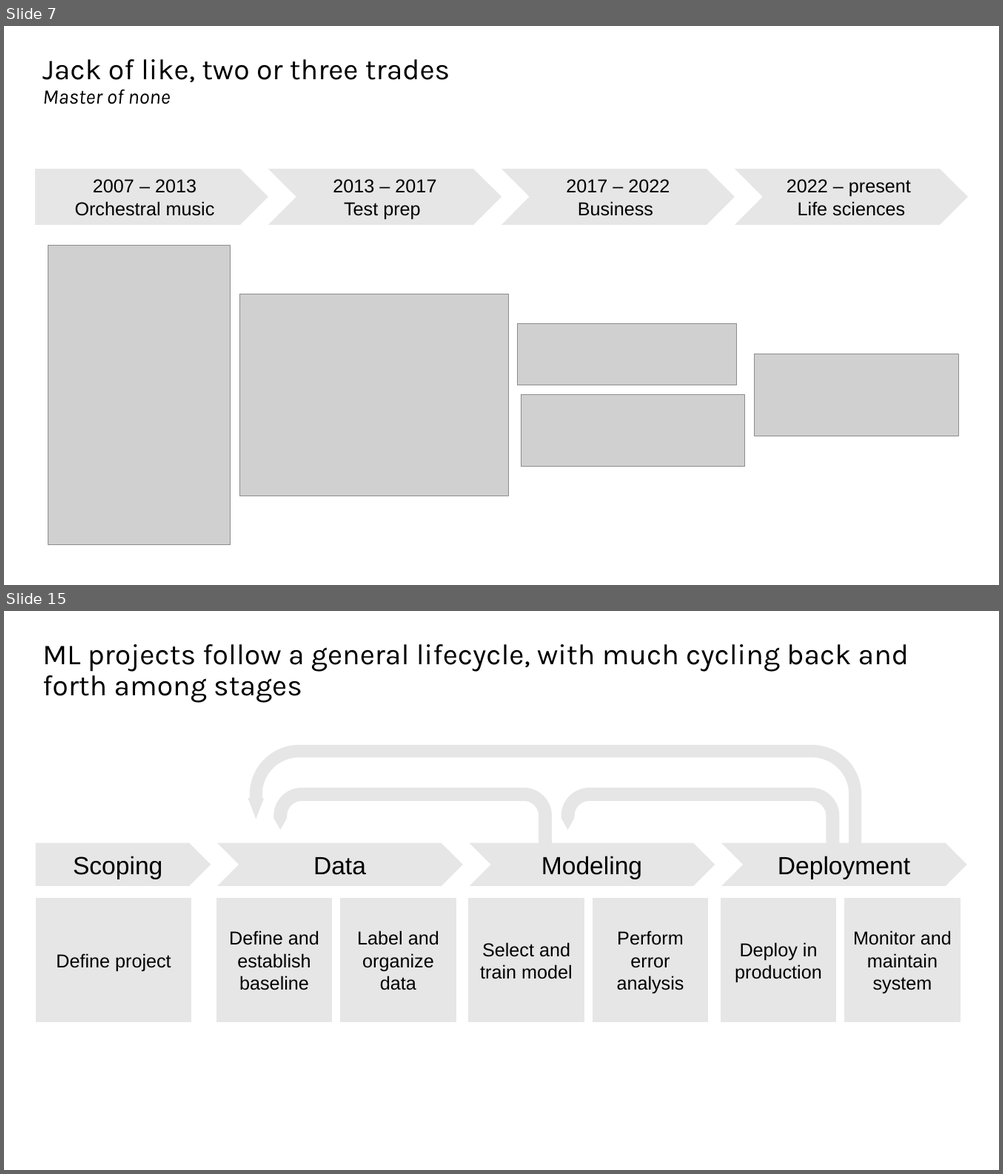
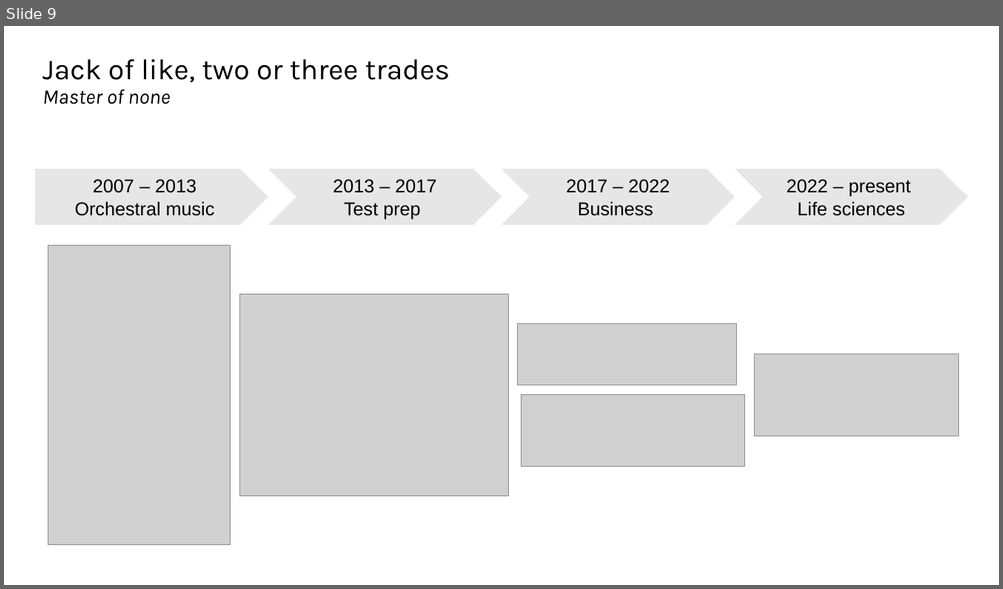
Before and after one commit to tobypenk/data-bootcamp, a slide deck: week 1/Session 1.pptx. Shown one above the other, each under a label of ours: slides 7 and 15 before the commit, slide 9 after it; the slides between them are not shown. The pictures are 1003x1174 and 1003x589 pixels, drawn with LibreOffice and Linux fonts; fonts in the diff are those of the drawing; grey boxes stand for pictures. Boxes give left, top, right and bottom in pixels: in the first picture for what was removed or moved away, otherwise in the second. Text is boxed around its words. In the diff, an @@ line names an element or a change of style, - is before the commit and + after.

```diff
--- a/week 1/Session 1.pptx
+++ b/week 1/Session 1.pptx
@@ slide 15 removed at (4,611,999,1170), background #FFFFFF @@
@@ title removed at (42,644,908,703) @@
-ML projects follow a general lifecycle, with much cycling back and forth among stages
@@ uturn arrow removed at (248,745,861,845) @@
@@ uturn arrow removed at (273,788,552,844) @@
@@ uturn arrow removed at (561,788,839,844) @@
@@ pentagon arrow removed at (35,843,212,886) @@
-Scoping
@@ chevron removed at (216,843,464,886) @@
-Data
@@ chevron removed at (468,843,716,886) @@
-Modeling
@@ chevron removed at (720,843,967,886) @@
-Deployment
@@ rectangle removed at (35,897,193,1023) @@
-Define project
@@ rectangle removed at (216,897,333,1023) @@
-Define and establish baseline
@@ rectangle removed at (340,897,457,1023) @@
-Label and organize data
@@ rectangle removed at (468,897,585,1023) @@
-Select and train model
@@ rectangle removed at (592,897,709,1023) @@
-Perform error analysis
@@ rectangle removed at (720,897,836,1023) @@
-Deploy in production
@@ rectangle removed at (844,897,962,1023) @@
-Monitor and maintain system
@@ what was slide 7 is now slide 9 @@
```
Also in this commit, not shown: 5 slides changed, 4 slides added, 8 other slides removed, 1 other file.
